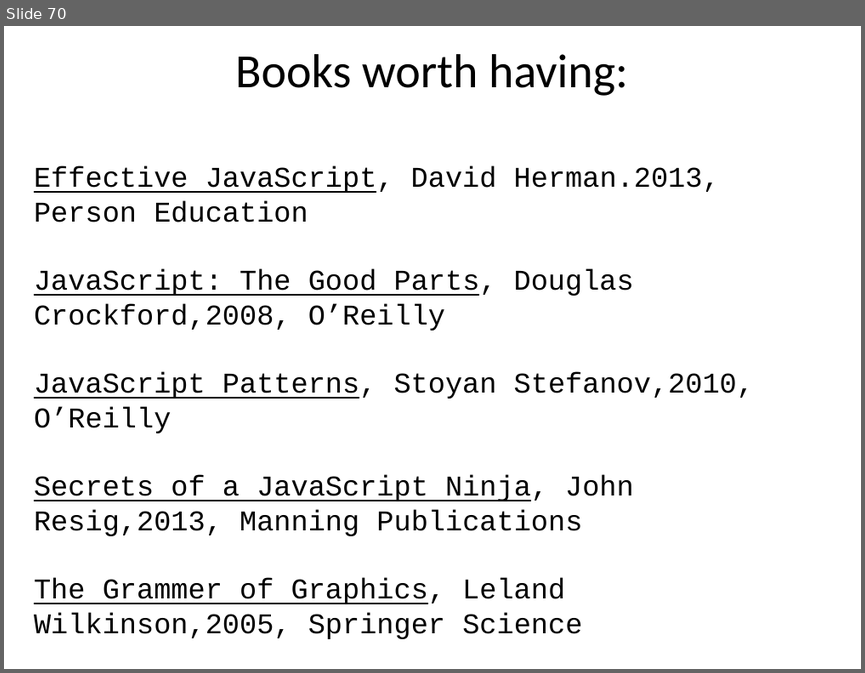
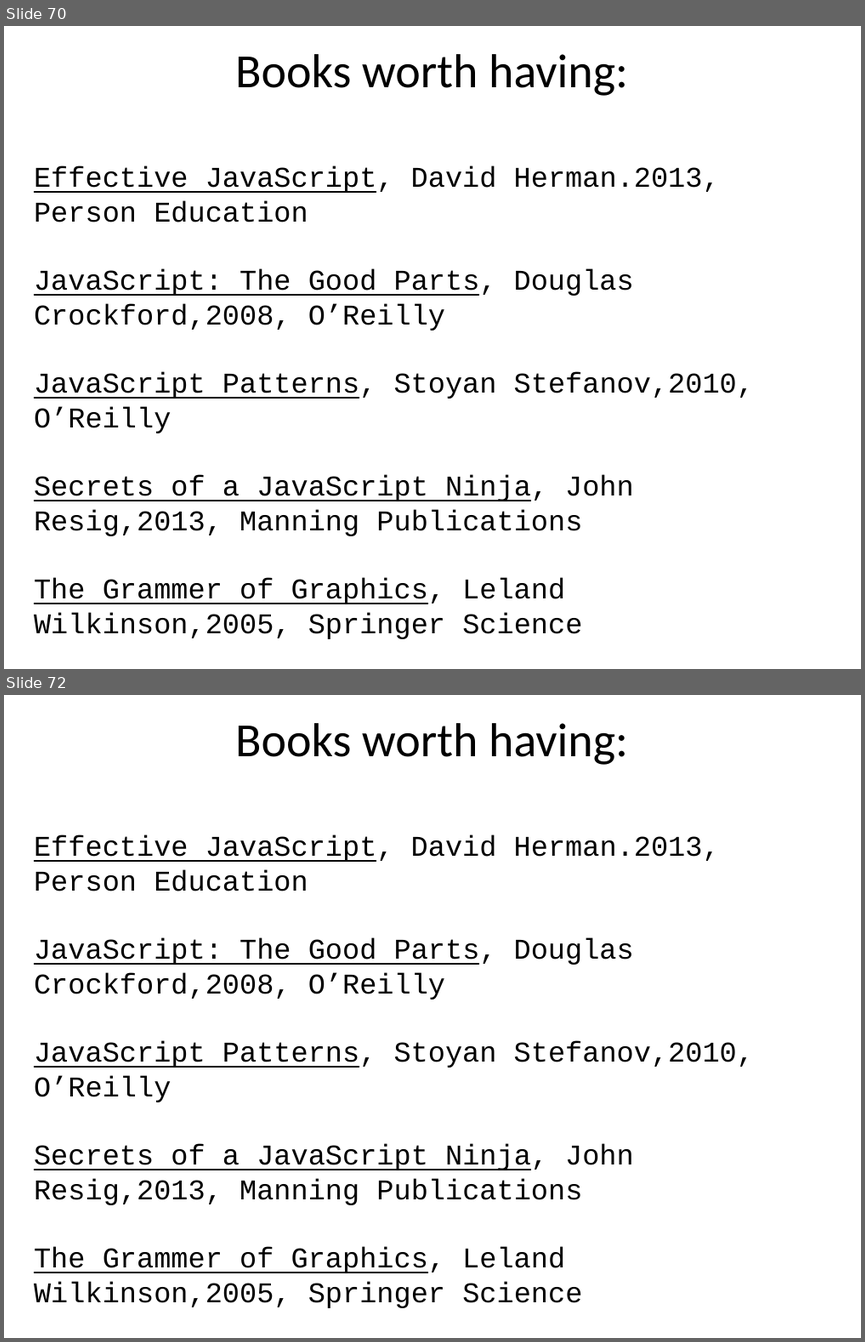
Before and after one commit to benralexander/auto, a slide deck: web-app/WEB-INF/resources/D3JavascriptPresentation.ppt. Shown one above the other, each under a label of ours: slide 70 before the commit, slides 70 and 72 after it; the slides between them are not shown. The pictures are 865x673 and 865x1342 pixels, drawn with LibreOffice and Linux fonts; fonts in the diff are those of the drawing. Boxes give left, top, right and bottom in pixels: in the first picture for what was removed or moved away, otherwise in the second. Text is boxed around its words. In the diff, an @@ line names an element or a change of style, - is before the commit and + after.

```diff
--- a/web-app/WEB-INF/resources/D3JavascriptPresentation.ppt
+++ b/web-app/WEB-INF/resources/D3JavascriptPresentation.ppt
@@ slide 72 added at [4, 695, 861, 1338], background #FFFFFF @@
@@ title added at [235, 723, 628, 765], 40 pt, text #000000 @@
+Books worth having:
@@ text added at [34, 835, 754, 1308], 24 pt, text #000000 @@
+Effective JavaScript, David Herman.2013, Person Education
+JavaScript: The Good Parts, Douglas Crockford,2008, O’Reilly
+JavaScript Patterns, Stoyan Stefanov,2010, O’Reilly
+Secrets of a JavaScript Ninja, John Resig,2013, Manning Publications
+The Grammer of Graphics, Leland Wilkinson,2005, Springer Science
```
Also in this commit, not shown: 1 other slide added.
